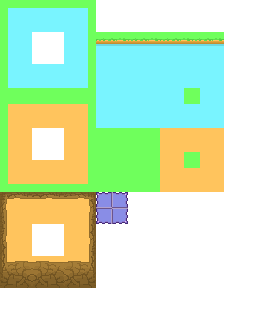
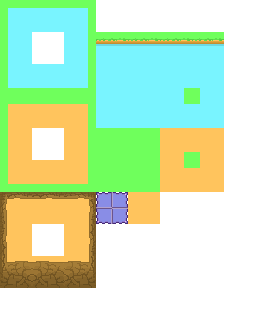
Comparing the layer stacks of the two 257×320 images. Changes:
added layer "Layer 17" above "Layer 16 copy 3" over <box>128,192,160,224</box>
